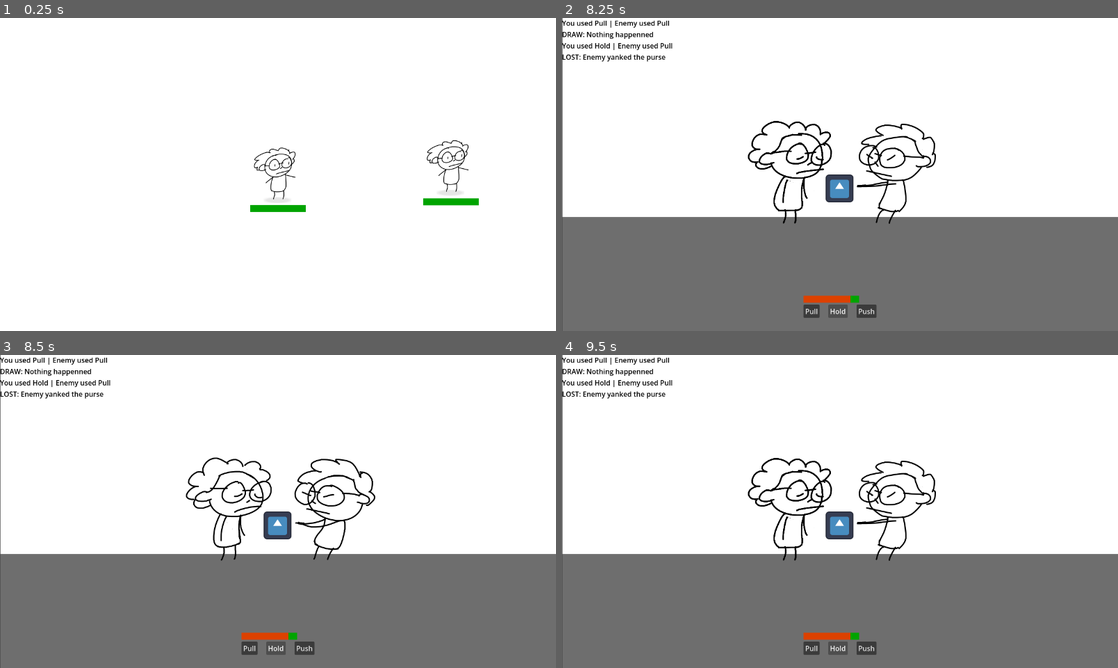
Above: before the commit, frames 1-4 (two rows, left to right).
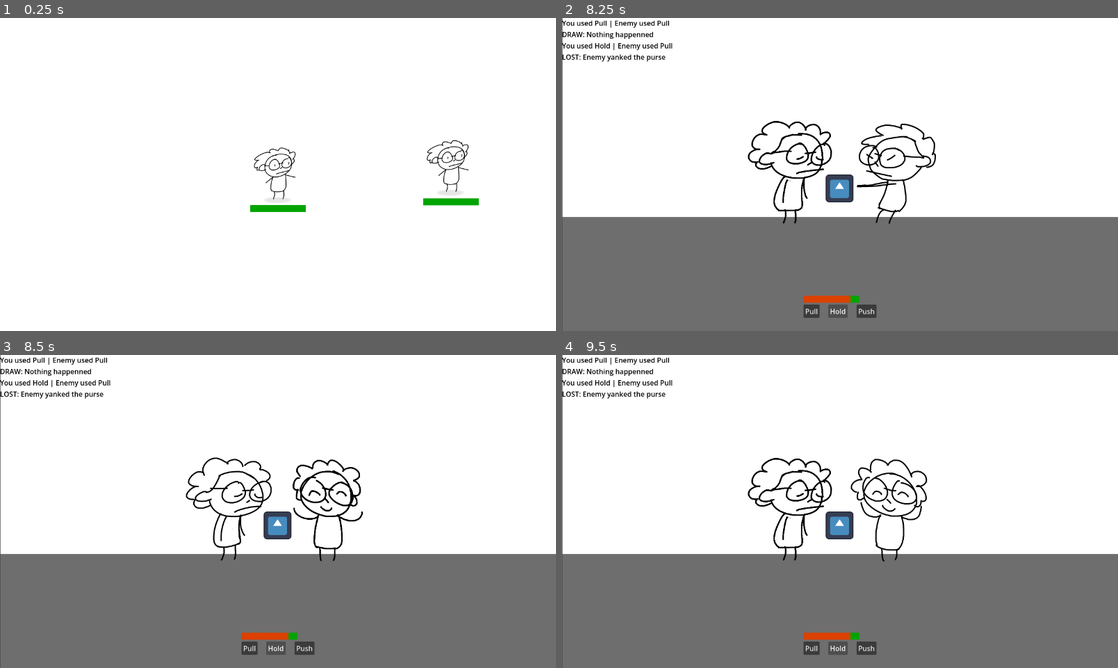
Above: after the commit, the same moments.

Repository: johnreybacal/gran-theft-aubrey
Game: Godot game, scene res://scenes/game_explore.tscn
Two runs of this game, one before a commit and one after it. Both use one fixed random seed, a clock stepped at 60 frames per second and the inputs below. The engine's default icon, where the game draws it, is replaced by a stand-in: a white triangle on a blue panel in a dark square.
Inputs:
- Up to frame 1 (0.25 s): no input
- Up to frame 2 (8.25 s): hold D (move_right) 0.53-1.28 s; hold S (move_down) 1.28-2.03 s; hold D (move_right) 2.03-2.78 s; hold W (move_up) 2.78-3.53 s; hold A (move_left) 3.53-4.25 s; click "Pull" at 4.25 s; hold A (move_left) 5.03-5.78 s; hold S (move_down) 5.78-6.53 s; hold D (move_right) 6.53-7.25 s; click "Hold" at 7.25 s; hold W (move_up) from 8.03 s (still down)
- Up to frame 3 (8.5 s): keep holding W (move_up)
- Up to frame 4 (9.5 s): release W (move_up) at 8.78 s; hold D (move_right) from 8.78 s (still down)

Frames 1-2 are identical in both runs. In frame 3, 1.3% of the frame differs, in the area x 52-68%, y 33-66%; in frame 4, 1.3%, in the area x 51-68%, y 33-66%.

Commit message:
fight win animation

Diff:
--- a/resources/granny_fight_sprite_frames.tres
+++ b/resources/granny_fight_sprite_frames.tres
@@ -9,6 +9,7 @@
 [ext_resource type="Texture2D" uid="uid://csa02rjqs103f" path="res://assets/sprites/granny_fight_pull_fall_end.png" id="6_r08be"]
 [ext_resource type="Texture2D" uid="uid://dic4hswlngosm" path="res://assets/sprites/granny_fight_push_fall.png" id="8_3gqeg"]
 [ext_resource type="Texture2D" uid="uid://c2io1mug5dfn" path="res://assets/sprites/granny_fight_push_fall_end.png" id="9_g4ofh"]
+[ext_resource type="Texture2D" uid="uid://r42bwb8yfsjn" path="res://assets/sprites/granny_fight_win.png" id="10_w8a5v"]
 
 [sub_resource type="AtlasTexture" id="AtlasTexture_yj5a1"]
 atlas = ExtResource("1_c05kj")
@@ -82,6 +83,14 @@
 atlas = ExtResource("9_g4ofh")
 region = Rect2(256, 0, 256, 256)
 
+[sub_resource type="AtlasTexture" id="AtlasTexture_vjivu"]
+atlas = ExtResource("10_w8a5v")
+region = Rect2(0, 0, 256, 256)
+
+[sub_resource type="AtlasTexture" id="AtlasTexture_cmxlm"]
+atlas = ExtResource("10_w8a5v")
+region = Rect2(256, 0, 256, 256)
+
 [resource]
 animations = [{
 "frames": [{
@@ -182,4 +191,15 @@
 "loop": true,
 "name": &"push_fall_end",
 "speed": 3.0
+}, {
+"frames": [{
+"duration": 1.0,
+"texture": SubResource("AtlasTexture_vjivu")
+}, {
+"duration": 1.0,
+"texture": SubResource("AtlasTexture_cmxlm")
+}],
+"loop": true,
+"name": &"win",
+"speed": 3.0
 }]
--- a/scenes/game_fight.tscn
+++ b/scenes/game_fight.tscn
@@ -26,9 +26,9 @@
 z_index = 1
 position = Vector2(-111, 0)
 sprite_frames = ExtResource("2_ysmxf")
-animation = &"push_fall_end"
+animation = &"win"
 autoplay = "hold"
-frame_progress = 0.6297429
+frame_progress = 0.93297553
 
 [node name="Enemy" type="AnimatedSprite2D" parent="." unique_id=1412914829]
 z_index = 1
--- a/scripts/game_fight.gd
+++ b/scripts/game_fight.gd
@@ -79,13 +79,16 @@
             move_timer.wait_time = 3
             hud.append_log("LOST: Your knee hurts")
             _play_animation(player_animation, move, true)
+            _play_win_animation.call_deferred(enemy_animation)
     else:
         is_encounter_over = true
         move_timer.wait_time = 3
         if is_winner:
             _play_animation(enemy_animation, enemy_move, true)
+            _play_win_animation.call_deferred(player_animation)
         else:
             _play_animation(player_animation, move, true)
+            _play_win_animation.call_deferred(enemy_animation)
 
     move_timer.start()
 
@@ -105,6 +108,10 @@
         else:
             target.play("hold")
 
+func _play_win_animation(target: AnimatedSprite2D):
+    await get_tree().create_timer(1.0).timeout
+    target.play("win")
+
 func _on_move_timer_timeout() -> void:
     if is_encounter_over:
         EventBus.on_encounter_end.emit(StateManager.encounter_enemy_id, is_winner)
Binary file added: assets/sprites/granny_fight_win.png
Not shown, added: assets/sprites/granny_fight_win.png.import
Not shown, changed: assets/granny_animations.kra
Not shown, changed: assets/granny_animations.kra~
